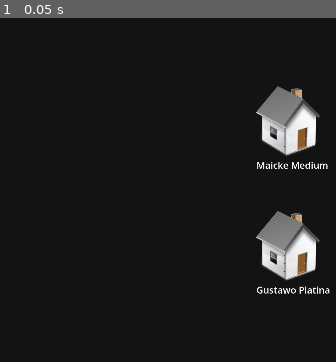
Above: before the commit, frame 1.
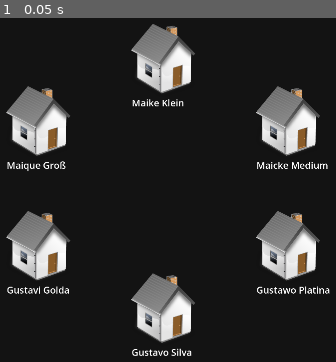
Above: after the commit, the same moment.

Repository: Shykaro/SimulatedAI
Game: Godot game, scene res://Scenes/npc visualization.tscn
The game is run twice, just before and just after one commit, with the same random seed, the same clock (stepped at 60 frames per second) and the same inputs.
Inputs:
- Up to frame 1 (0.05 s): no input

The runs differ from the first frame. In frame 1, 11% of the frame differs, in the area x 1-59%, y 1-99%.

Commit message:
Remove wrong adding to activity context

Diff:
--- a/GodotProject/Scripts/GameManager.gd
+++ b/GodotProject/Scripts/GameManager.gd
@@ -3,14 +3,14 @@
 class_name GameManager
 
 var time_count: int = 0
-static var hour: int = 6
+static var hour: int = 8
 static var time_of_day: String = " pm"
 # Called when the node enters the scene tree for the first time.
 func _ready():
-	#NPCManager.create_npc("Maike Klein", "Maike", Vector2(500,200))
-	#NPCManager.create_npc("Gustavo Silva", "Gustavo", Vector2(500,800))
-	#NPCManager.create_npc("Maique Groß", "Maike", Vector2(200,350))
-	#NPCManager.create_npc("Gustavi Golda", "Gustavo", Vector2(200,650))
+	NPCManager.create_npc("Maike Klein", "Maike", Vector2(500,200))
+	NPCManager.create_npc("Gustavo Silva", "Gustavo", Vector2(500,800))
+	NPCManager.create_npc("Maique Groß", "Maike", Vector2(200,350))
+	NPCManager.create_npc("Gustavi Golda", "Gustavo", Vector2(200,650))
 	NPCManager.create_npc("Maicke Medium", "Maike", Vector2(800,350))
 	NPCManager.create_npc("Gustawo Platina", "Gustavo", Vector2(800,650))
 
@@ -37,7 +37,6 @@
 			update_npc_minds()
 	else:
 		request_npc_activities()
-
 	increment_time()
 
 func update_npc_minds():
--- a/GodotProject/Scripts/NPC.gd
+++ b/GodotProject/Scripts/NPC.gd
@@ -44,7 +44,7 @@
 	if(conversation_partner!=null):
 		_chat_with(reply_string, conversation_partner) #respond to other
 		mind.dialogue_context.append(_dict["message"])
-	else: mind.activity_context.append(_dict["message"]["content"])
+	else: if(is_choosing==false): mind.activity_context.append(_dict["message"]["content"])
 	if(is_choosing): #while choosing who to call
 		for _npc: NPC in NPCManager.npc_list:
 			if(_npc.name == reply_string or (_npc.name.split(" ")[0] == reply_string.split(" ")[0])):
